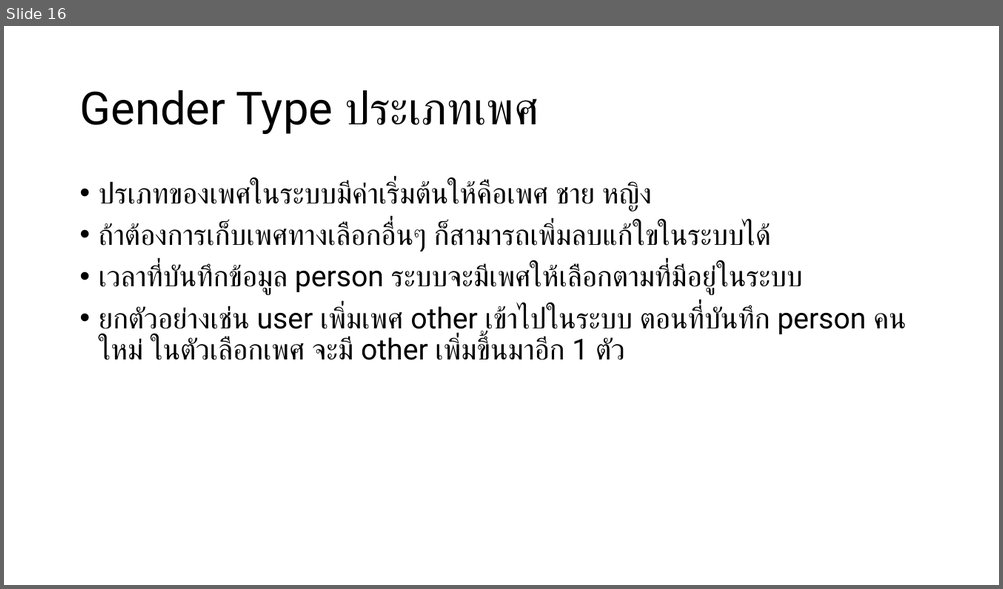
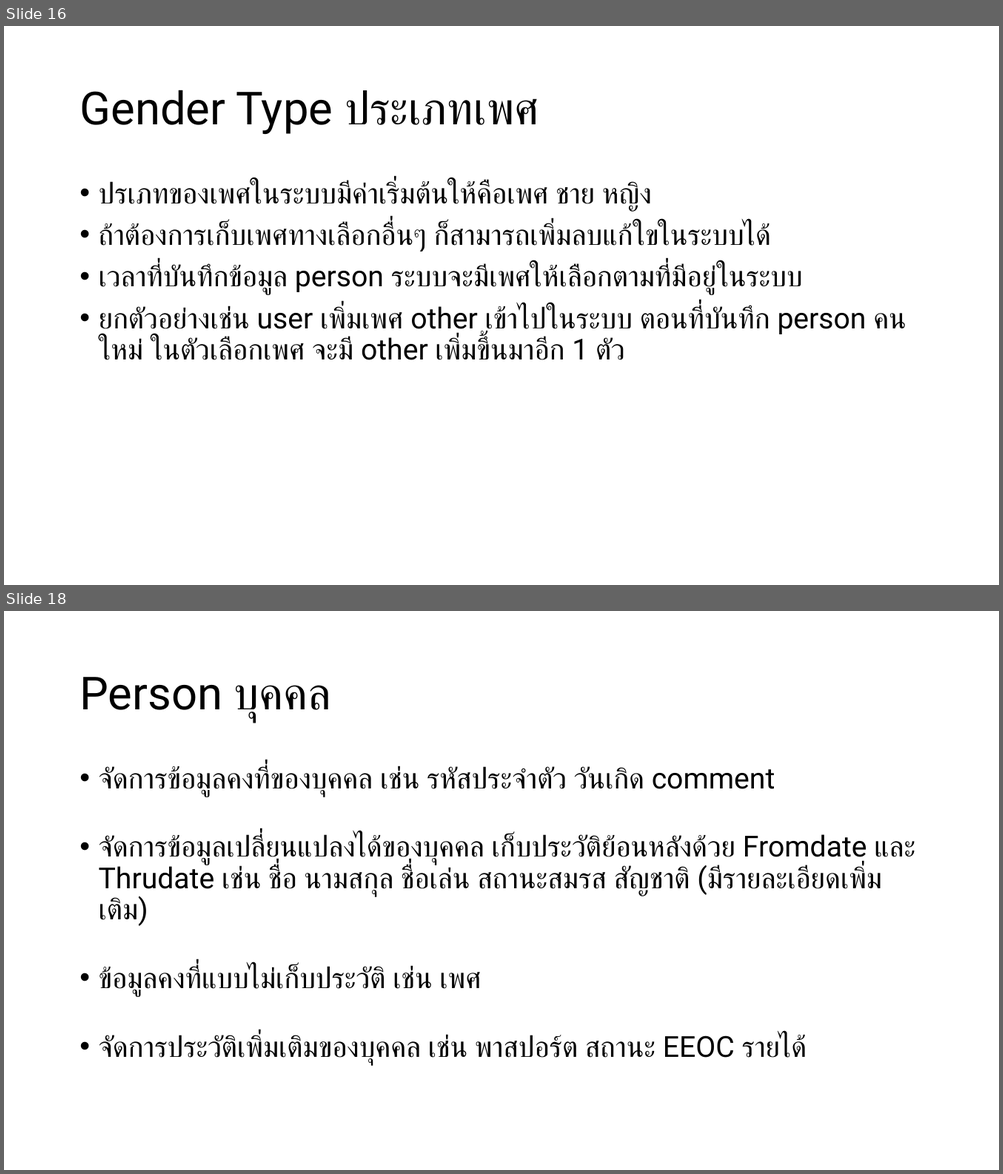
Before and after one commit to ssszZ-TH/party_fullstack_docker3, a slide deck: presentation/party_communication_functional_requirement.pptx. Shown one above the other, each under a label of ours: slide 16 before the commit, slides 16 and 18 after it; the slides between them are not shown. The pictures are 1003x589 and 1003x1174 pixels, drawn with LibreOffice and Linux fonts; fonts in the diff are those of the drawing. Boxes give left, top, right and bottom in pixels: in the first picture for what was removed or moved away, otherwise in the second. Text is boxed around its words. In the diff, an @@ line names an element or a change of style, - is before the commit and + after.

```diff
--- a/presentation/party_communication_functional_requirement.pptx
+++ b/presentation/party_communication_functional_requirement.pptx
@@ slide 18 added at <box>4,611,999,1170</box>, background #FFFFFF @@
@@ title added at <box>79,677,331,722</box>, 44 pt, text #000000 @@
+Person บุคคล
@@ text added at <box>99,766,915,1065</box>, 28 pt, text #000000 @@
+• จัดการข้อมูลคงที่ของบุคคล เช่น รหัสประจำตัว วันเกิด comment
+• จัดการข้อมูลเปลี่ยนแปลงได้ของบุคคล เก็บประวัติย้อนหลังด้วย Fromdate และ Thrudate เช่น ชื่อ นามสกุล ชื่อเล่น สถานะสมรส สัญชาติ (มีรายละเอียดเพิ่มเติม)
+• ข้อมูลคงที่แบบไม่เก็บประวัติ เช่น เพศ
+• จัดการประวัติเพิ่มเติมของบุคคล เช่น พาสปอร์ต สถานะ EEOC รายได้
```
Also in this commit, not shown: 4 slides changed, 3 other slides added, 1 slide removed, 6 other files.
